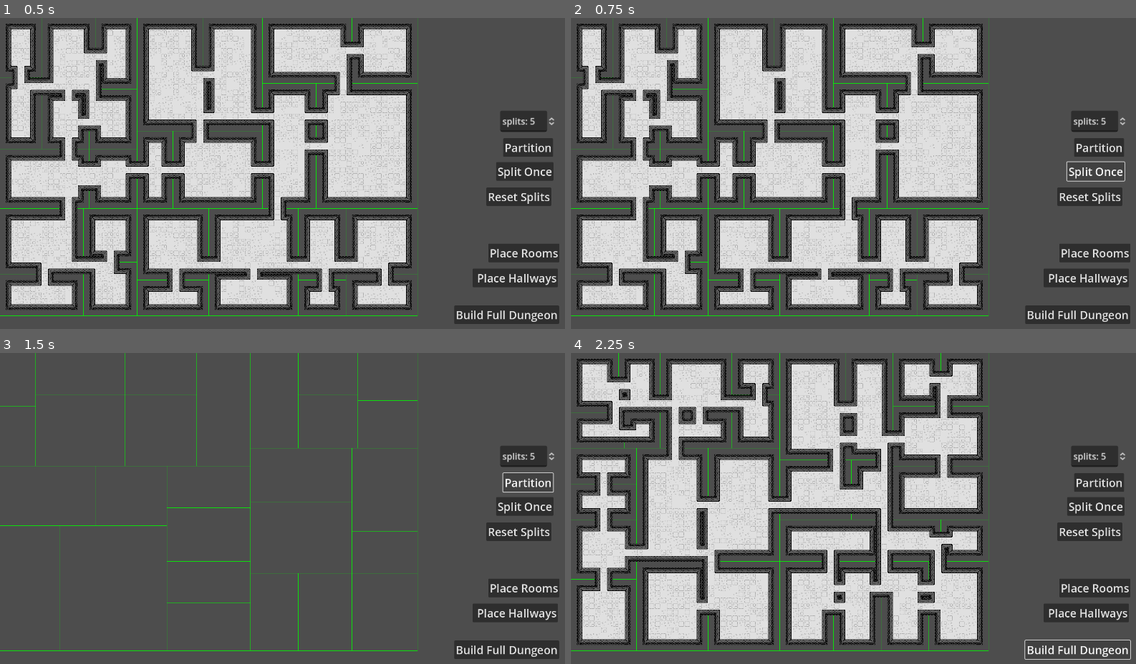
Above: before the commit, frames 1-4 (two rows, left to right).
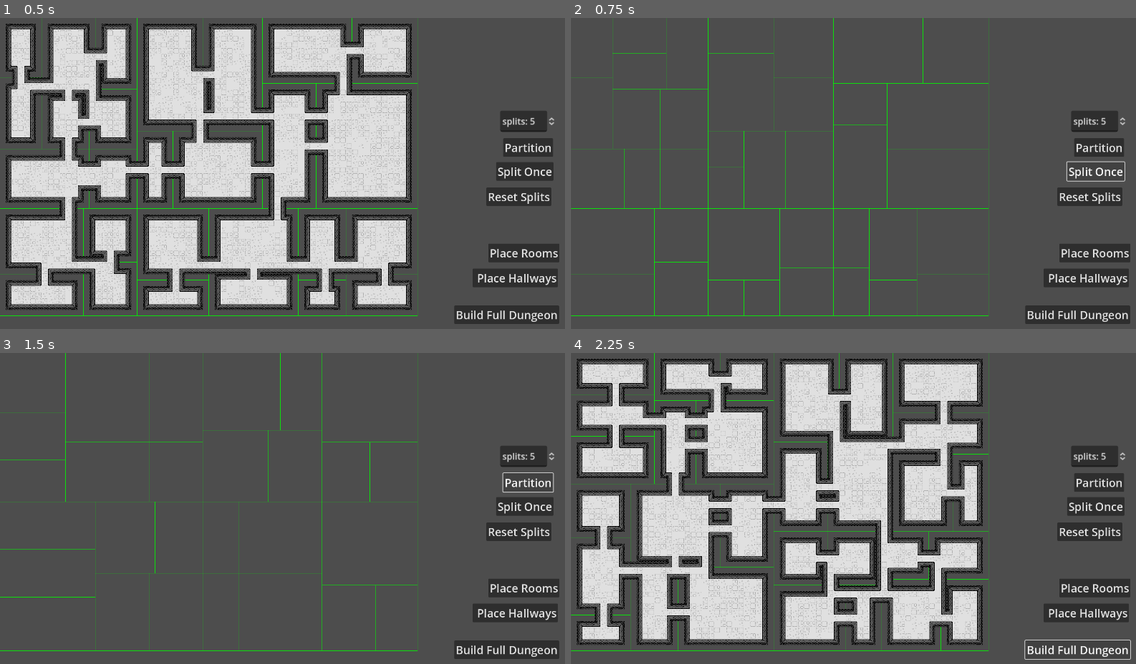
Above: after the commit, the same moments.

Repository: IanLum/Procedural-Dungeon-Generation
Game: Godot game, scene res://main.tscn
The game is run twice, just before and just after one commit, with the same random seed, the same clock (stepped at 60 frames per second) and the same inputs.
Inputs:
- Up to frame 1 (0.5 s): no input
- Up to frame 2 (0.75 s): click "Split Once" at 0.5 s
- Up to frame 3 (1.5 s): click "Partition" at 1.25 s
- Up to frame 4 (2.25 s): click "Build Full Dungeon" at 2 s

Frame 1 is identical in both runs. In frame 2, 42% of the frame differs, in the area x 1-74%, y 1-96%; in frame 3, 2.3%; in frame 4, 33%.

Commit message:
impl split once button

Diff:
--- a/main.gd
+++ b/main.gd
@@ -90,7 +90,10 @@
 
 
 func _on_split_once_pressed():
-	pass # Replace with function body.
+	for leaf in root.get_leaves():
+		leaf.split(1, MIN_PARTITION_SIZE)
+	tile_map.clear()
+	queue_redraw()
 
 
 func _on_reset_splits_pressed():
